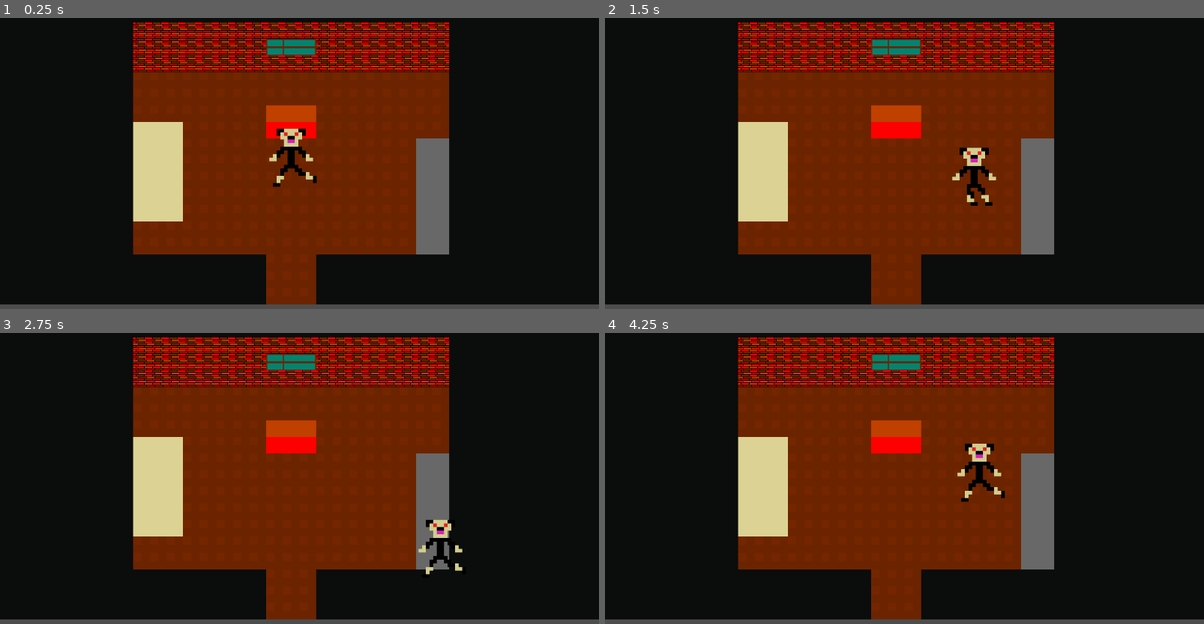
Above: before the commit, frames 1-4 (two rows, left to right).
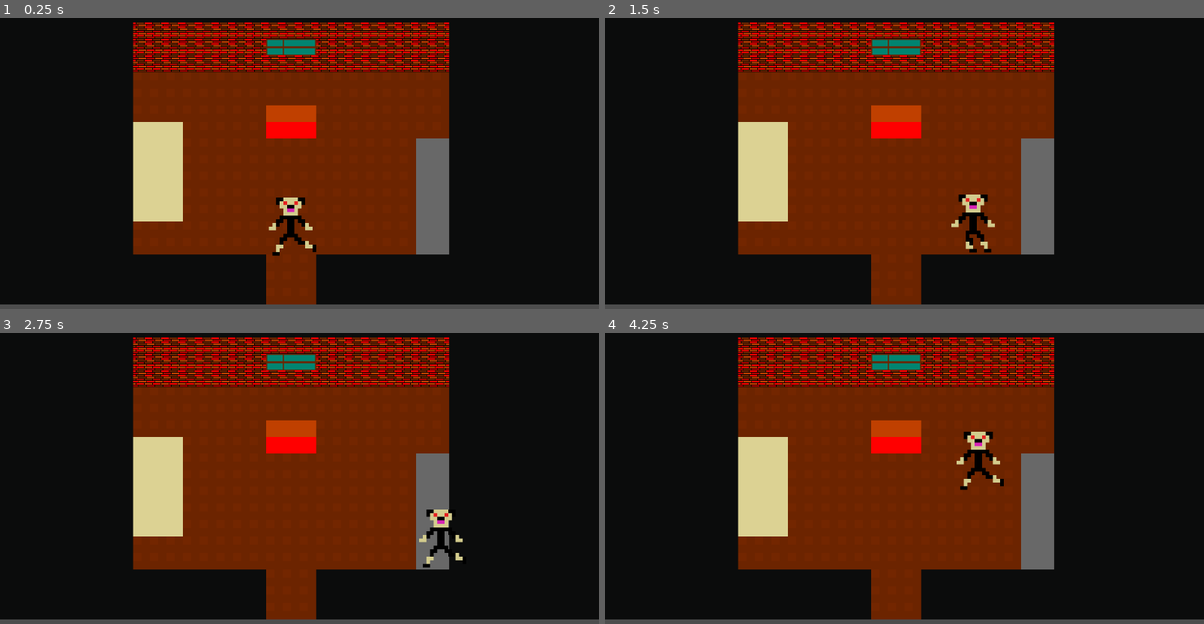
Above: after the commit, the same moments.

Repository: HuskyGameDev/2024f-team12
Game: Godot game, scene res://Scenes/Levels/LevelOne/LevelOne.tscn
Two runs of this game, one before a commit and one after it. Both use one fixed random seed, a clock stepped at 60 frames per second and the inputs below.
Inputs:
- Up to frame 1 (0.25 s): no input
- Up to frame 2 (1.5 s): tap E (primary_action) at 0.5, 1.35 s; hold D (right) 0.53-1.28 s; hold E (primary_action) 0.53-1.28 s; hold S (down) from 1.28 s (still down)
- Up to frame 3 (2.75 s): tap E (primary_action) at 2 s; release S (down) at 2.03 s; hold D (right) from 2.03 s (still down); hold E (primary_action) from 2.03 s (still down)
- Up to frame 4 (4.25 s): release D (right) at 2.78 s; release E (primary_action) at 2.78 s; hold W (up) 2.78-3.53 s; tap E (primary_action) at 2.85, 3.5 s; hold A (left) from 3.53 s (still down); hold E (primary_action) from 3.53 s (still down)

The runs differ from the first frame. In frame 1, 1.2% of the frame differs, in the area x 44-53%, y 38-82%; in frame 2, 1.1%; in frame 3, 0.8%; in frame 4, 1.0%.

Commit message:
moevement and interactions
8-directional movement has been re-implemented. I will implement directional sprite once the sprites are provided.

Also created the framework for interactable objects. I can show how to add an interaction in the team meeting.

Diff:
--- a/Scenes/Characters/Player/Player.tscn
+++ b/Scenes/Characters/Player/Player.tscn
@@ -29,7 +29,9 @@
 [sub_resource type="CircleShape2D" id="CircleShape2D_nhojk"]
 radius = 60.0083
 
-[node name="Player" type="CharacterBody2D"]
+[node name="Player" type="CharacterBody2D" groups=["player"]]
+collision_layer = 2
+motion_mode = 1
 script = ExtResource("1_vgpfv")
 
 [node name="Player Sprite" type="AnimatedSprite2D" parent="."]
--- a/Scenes/Characters/Player/Scripts/player.gd
+++ b/Scenes/Characters/Player/Scripts/player.gd
@@ -10,33 +10,12 @@
 func _ready() -> void:
 	pass # Replace with function body.
 
-
-# Called every frame. 'delta' is the elapsed time since the previous frame.
-# Note: to make something happen in intervals of seconds,
-# 		multiply the desired speed by the delta value
-# 		i.e. speed = 10 * delta (10 pixels per second)
-# 		diagram of how it works: https://imgur.com/a/NRzrdtG
 func _process(delta: float) -> void:
 	# User Input
 	if(Input.is_anything_pressed()):
-		if (Input.is_action_pressed("left") && (moving == false || movdir == 1)):
-			position.x -= speed * delta
-			moving = true
-			movdir = 1
-		elif (Input.is_action_pressed("right") && (moving == false || movdir == 2)):
-			position.x += speed * delta
-			moving = true
-			movdir = 2
-		elif (Input.is_action_pressed("down") && (moving == false || movdir == 3)):
-			position.y += speed * delta
-			moving = true
-			movdir = 3
-		elif (Input.is_action_pressed("up") && (moving == false || movdir == 4)):
-			position.y -= speed * delta
-			moving = true
-			movdir = 4
-		else:
-			moving = false
-			movdir = 0
-		if (Input.is_action_just_pressed("primary_action")):
-			print("Pew Pew")
+		var input_direction = Input.get_vector("left","right","up","down")
+		velocity = input_direction * speed
+		move_and_slide()
+
+		#if (Input.is_action_just_pressed("primary_action")):
+			#print("Pew Pew")
--- /dev/null
+++ b/Scenes/Interactions/InteractionArea/InteractionArea.tscn
@@ -0,0 +1,11 @@
+[gd_scene load_steps=2 format=3 uid="uid://hun6u6rotecx"]
+
+[ext_resource type="Script" path="res://Scenes/Interactions/InteractionArea/interaction_area.gd" id="1_tb04c"]
+
+[node name="InteractionArea" type="Area2D"]
+collision_layer = 0
+collision_mask = 2
+script = ExtResource("1_tb04c")
+
+[connection signal="body_entered" from="." to="." method="_on_body_entered"]
+[connection signal="body_exited" from="." to="." method="_on_body_exited"]
--- /dev/null
+++ b/Scenes/Interactions/InteractionArea/interaction_area.gd
@@ -0,0 +1,15 @@
+extends Area2D
+class_name InteractionArea
+
+@export var action_name: String = "interact"
+
+var interact: Callable = func():
+	pass
+
+
+func _on_body_entered(body):
+	InteractionManager.register_area(self)
+
+
+func _on_body_exited(body):
+	InteractionManager.unregister_area(self)
--- /dev/null
+++ b/Scenes/Interactions/InteractionManager/InteractionManager.tscn
@@ -0,0 +1,22 @@
+[gd_scene load_steps=3 format=3 uid="uid://bihv4egnq4p4v"]
+
+[ext_resource type="Script" path="res://Scenes/Interactions/InteractionManager/interaction_manager.gd" id="1_0bgjv"]
+[ext_resource type="FontFile" uid="uid://dy6r7dnk3ocmw" path="res://Fonts/retro_computer_personal_use.ttf" id="1_2jsq1"]
+
+[node name="InteractionManager" type="Node2D"]
+script = ExtResource("1_0bgjv")
+
+[node name="Label" type="Label" parent="."]
+z_index = 20
+anchors_preset = 5
+anchor_left = 0.5
+anchor_right = 0.5
+offset_left = -62.5
+offset_right = 62.5
+offset_bottom = 23.0
+grow_horizontal = 2
+theme_override_fonts/font = ExtResource("1_2jsq1")
+theme_override_font_sizes/font_size = 14
+text = "[E] TO INTERACT"
+horizontal_alignment = 1
+vertical_alignment = 1
--- /dev/null
+++ b/Scenes/Interactions/InteractionManager/interaction_manager.gd
@@ -0,0 +1,47 @@
+extends Node2D
+
+@onready var player = get_tree().get_first_node_in_group("player")
+@onready var label = $Label
+
+const base_text = "[E] to "
+
+
+var active_areas = []
+var can_interact = true
+
+func register_area(area: InteractionArea):
+	active_areas.push_back(area)
+
+
+func unregister_area(area: InteractionArea):
+	var index = active_areas.find(area)
+	if index != -1:
+		active_areas.remove_at(index)
+
+func _process(delta):
+	if active_areas.size() > 0 && can_interact:
+		active_areas.sort_custom(_sort_by_distance_to_player)
+		label.text = base_text + active_areas[0].action_name
+		label.global_position = active_areas[0].global_position
+		label.global_position.y -= 36
+		label.global_position.x -= label.size.x / 2
+		label.show()
+	else:
+		label.hide()
+
+
+func _sort_by_distance_to_player(area1, area2):
+	var area1_to_player = player.global_position.distance_to(area1.global_position)
+	var area2_to_player = player.global_position.distance_to(area2.global_position)
+	return area1_to_player < area2_to_player
+
+
+func _input(event):
+	if event.is_action_pressed("primary_action") && can_interact:
+		if active_areas.size() > 0:
+			can_interact = false
+			label.hide()
+
+			await active_areas[0].interact.call()
+
+			can_interact = true
--- /dev/null
+++ b/Scenes/Interactions/LevelOneInteractables/desk_interaction.tscn
@@ -0,0 +1,16 @@
+[gd_scene load_steps=4 format=3 uid="uid://cs72m54ygikjt"]
+
+[ext_resource type="Script" path="res://Scenes/Interactions/LevelOneInteractables/scripts/desk_interaction.gd" id="1_awe4x"]
+[ext_resource type="PackedScene" uid="uid://hun6u6rotecx" path="res://Scenes/Interactions/InteractionArea/InteractionArea.tscn" id="2_622cf"]
+
+[sub_resource type="CircleShape2D" id="CircleShape2D_smd7l"]
+radius = 69.0
+
+[node name="DeskInteraction" type="Node2D"]
+script = ExtResource("1_awe4x")
+
+[node name="InteractionArea" parent="." instance=ExtResource("2_622cf")]
+action_name = "sit"
+
+[node name="CollisionShape2D" type="CollisionShape2D" parent="InteractionArea"]
+shape = SubResource("CircleShape2D_smd7l")
--- /dev/null
+++ b/Scenes/Interactions/LevelOneInteractables/scripts/desk_interaction.gd
@@ -0,0 +1,9 @@
+extends Node2D
+
+@onready var interaction_area: InteractionArea = $InteractionArea
+
+func _ready():
+	interaction_area.interact = Callable(self, "_on_interact")
+
+func _on_interact():
+	print("This is a desk, I want to sit but that has not been implemented yet!")
--- a/Scenes/Levels/LevelOne/LevelOne.tscn
+++ b/Scenes/Levels/LevelOne/LevelOne.tscn
@@ -1,9 +1,10 @@
-[gd_scene load_steps=8 format=4 uid="uid://ds48r3xyl0b6t"]
+[gd_scene load_steps=9 format=4 uid="uid://ds48r3xyl0b6t"]
 
 [ext_resource type="Script" path="res://Scenes/Levels/LevelOne/Scripts/level_one.gd" id="1_5k5ub"]
 [ext_resource type="Texture2D" uid="uid://b1kixrj5x0ik2" path="res://Sprites/Environment Sprites/PlaceHolderArt/placeholder_concrete.png.png" id="2_lfocg"]
 [ext_resource type="PackedScene" uid="uid://dsb6qweu63nh3" path="res://Scenes/Characters/Player/Player.tscn" id="2_rgidp"]
 [ext_resource type="Texture2D" uid="uid://biuntbb4i3avi" path="res://Sprites/Environment Sprites/PlaceHolderArt/OfficeMockArt32px (2).png" id="3_l5cet"]
+[ext_resource type="PackedScene" uid="uid://cs72m54ygikjt" path="res://Scenes/Interactions/LevelOneInteractables/desk_interaction.tscn" id="5_f5ytj"]
 
 [sub_resource type="TileSetAtlasSource" id="TileSetAtlasSource_d70sa"]
 texture = ExtResource("2_lfocg")
@@ -65,4 +66,7 @@
 tile_set = SubResource("TileSet_edjw7")
 
 [node name="Player" parent="." instance=ExtResource("2_rgidp")]
-position = Vector2(560, 357)
+position = Vector2(559, 490)
+
+[node name="DeskInteraction" parent="." instance=ExtResource("5_f5ytj")]
+position = Vector2(558, 276)
--- a/project.godot
+++ b/project.godot
@@ -13,6 +13,14 @@
 config/name="Moreau"
 run/main_scene="res://Scenes/Levels/LevelOne/LevelOne.tscn"
 config/features=PackedStringArray("4.3", "Forward Plus")
+
+[autoload]
+
+InteractionManager="*res://Scenes/Interactions/InteractionManager/InteractionManager.tscn"
+
+[global_group]
+
+player=""
 
 [input]
 
Binary file added: Fonts/retro_computer_personal_use.ttf
Not shown, added: Fonts/retro_computer_personal_use.ttf.import
